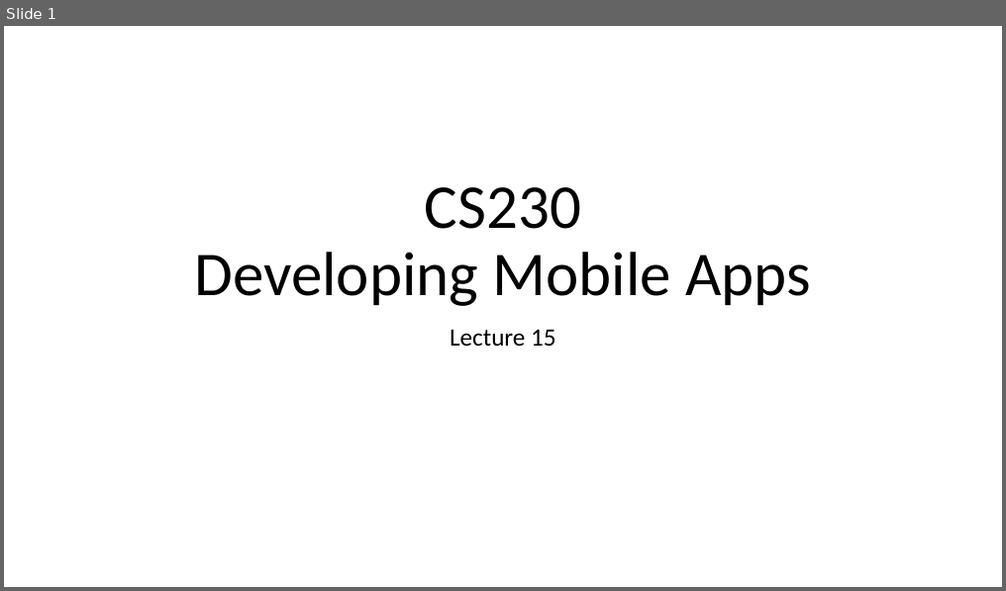
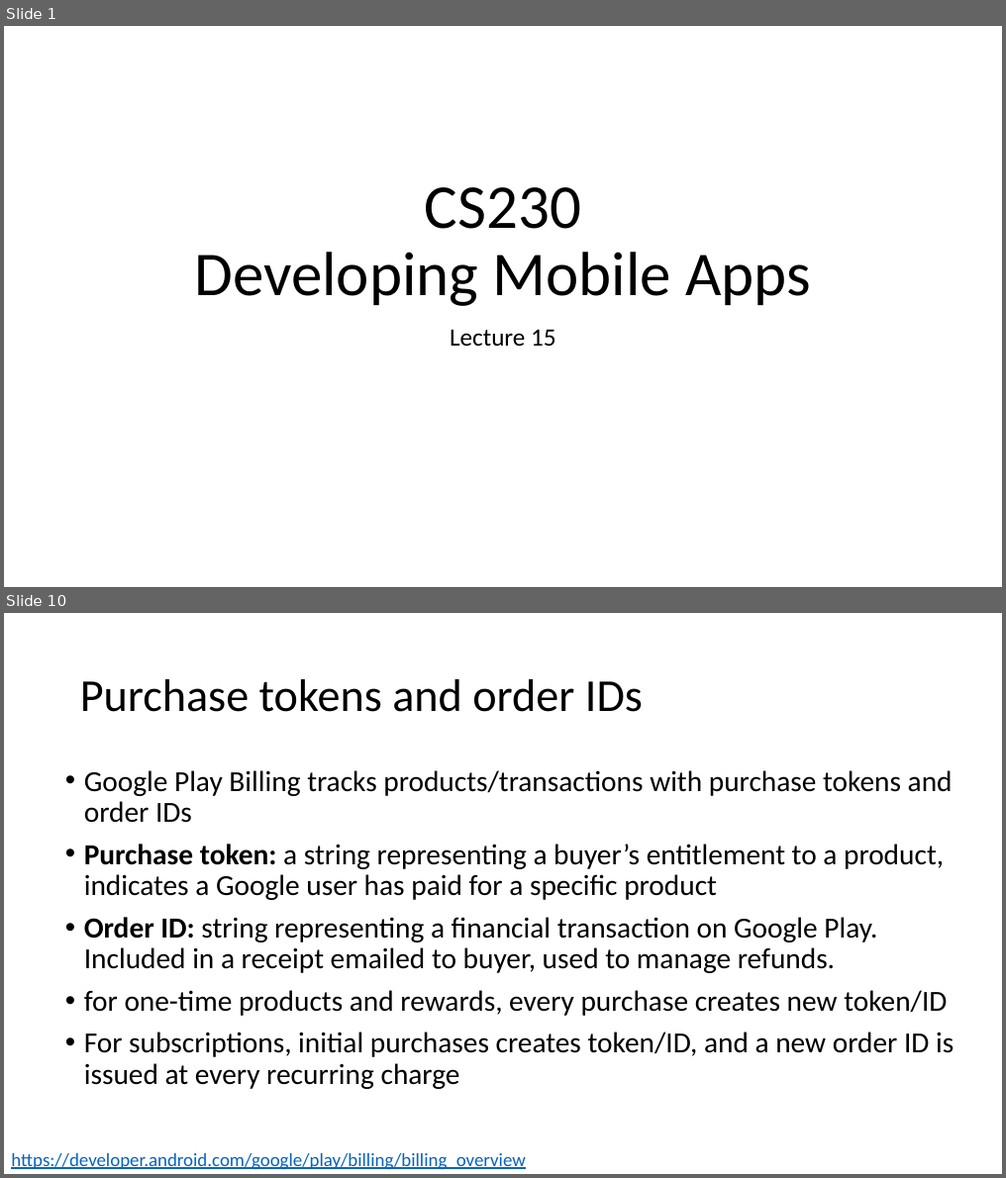
Before and after one commit to russellu/cs230, a slide deck: Lecture_15.pptx. Shown one above the other, each under a label of ours: slide 1 before the commit, slides 1 and 10 after it; the slides between them are not shown. The pictures are 1006x591 and 1006x1178 pixels, drawn with LibreOffice and Linux fonts; fonts in the diff are those of the drawing. Boxes give left, top, right and bottom in pixels: in the first picture for what was removed or moved away, otherwise in the second. Text is boxed around its words. In the diff, an @@ line names an element or a change of style, - is before the commit and + after.

```diff
--- a/Lecture_15.pptx
+++ b/Lecture_15.pptx
@@ slide 10 added at (4, 613, 1002, 1174), background #FFFFFF @@
@@ title added at (80, 679, 643, 712), 44 pt, text #000000 @@
+Purchase tokens and order IDs
@@ text added at (84, 770, 953, 1089), 28 pt, text #000000 @@
+• Google Play Billing tracks products/transactions with purchase tokens and order IDs
+• Purchase token: a string representing a buyer’s entitlement to a product, indicates a Google user has paid for a specific product
+• Order ID: string representing a financial transaction on Google Play. Included in a receipt emailed to buyer, used to manage refunds.
+• for one-time products and rewards, every purchase creates new token/ID
+• For subscriptions, initial purchases creates token/ID, and a new order ID is issued at every recurring charge
@@ text added at (11, 1154, 525, 1170), 18 pt, text #0563C1, underline @@
+https://developer.android.com/google/play/billing/billing_overview
```
Also in this commit, not shown: 1 slide changed, 34 other slides added.
